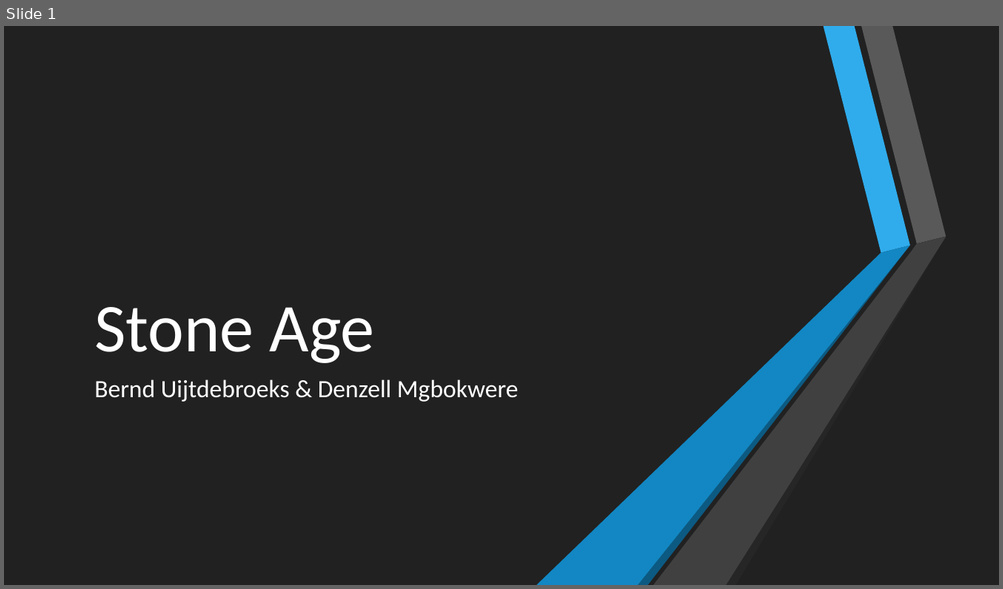
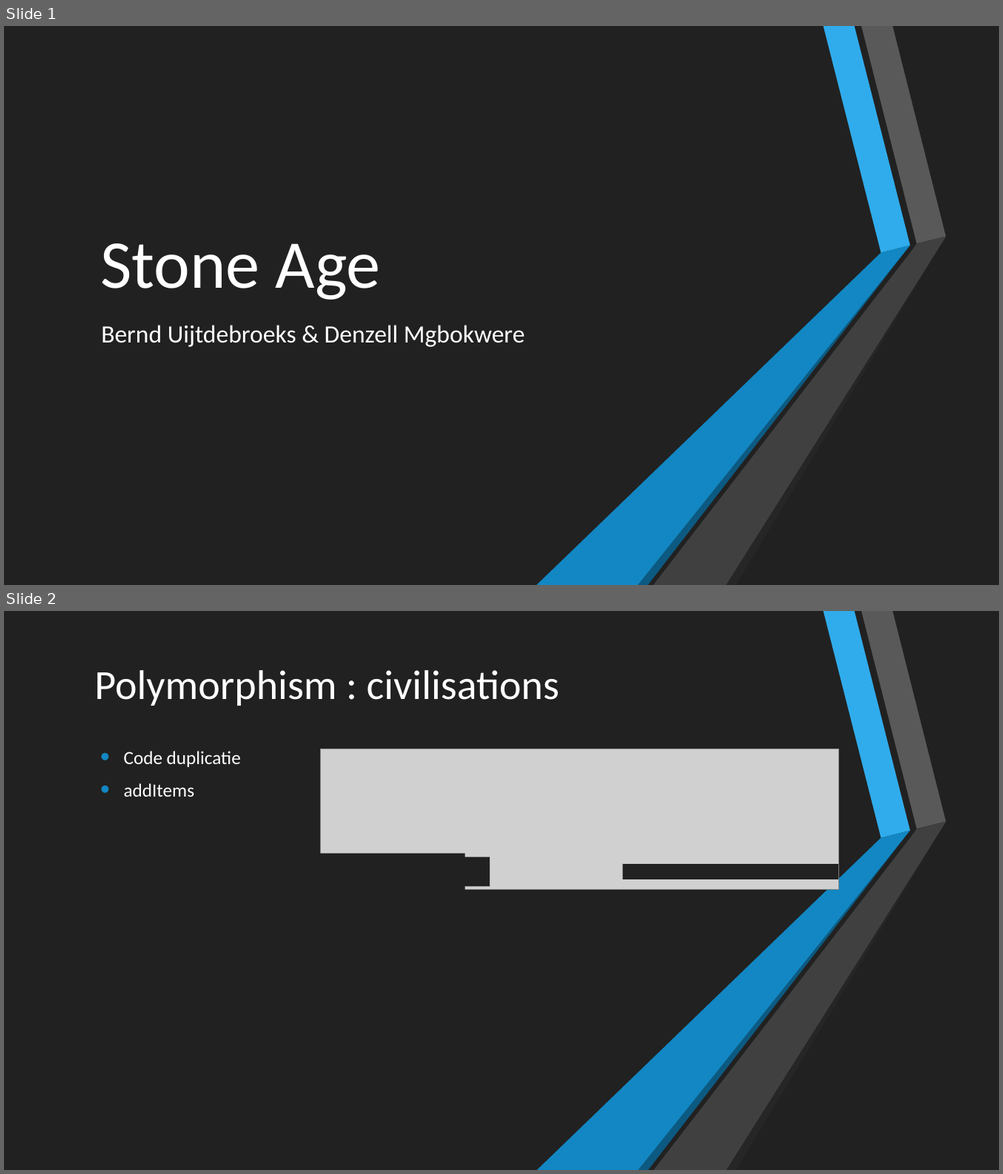
Before and after one commit to Scuffed-Boardgames/Qt-StoneAge, a slide deck: Stone Age.pptx. Shown one above the other, each under a label of ours: slide 1 before the commit, slides 1 and 2 after it. The pictures are 1003x589 and 1003x1174 pixels, drawn with LibreOffice and Linux fonts; fonts in the diff are those of the drawing; grey boxes stand for pictures. Boxes give left, top, right and bottom in pixels: in the first picture for what was removed or moved away, otherwise in the second. Text is boxed around its words. In the diff, an @@ line names an element or a change of style, - is before the commit and + after.

```diff
--- a/Stone Age.pptx
+++ b/Stone Age.pptx
@@ slide 2 added at box(4, 611, 999, 1170), background #212121 @@
@@ rectangle added at box(4, 611, 999, 1170), fill #212121 @@
@@ title added at box(94, 670, 559, 706), 40 pt, text #FFFFFF @@
+Polymorphism : civilisations
@@ text added at box(124, 751, 241, 797), 18 pt, text #FFFFFF @@
+• Code duplicatie
+• addItems
@@ picture added at box(320, 749, 838, 889) @@
@@ group added at box(537, 611, 946, 1170): 6 freeform shapes @@
@@ rectangle added at box(295, 854, 465, 925), fill #212121 @@
@@ rectangle added at box(391, 857, 489, 886), fill #212121 @@
@@ rectangle added at box(623, 864, 838, 880), fill #212121 @@
@@ group added at box(16, 611, 215, 1170): 6 freeform shapes @@
@@ slide 1 changed as well @@
@@ title "Stone Age": place and size @@
-title "Stone Age" at box(94, 307, 375, 363)
+title "Stone Age" at box(100, 244, 381, 300)
@@ subtitle "Bernd Uijtdebroeks & Denzell Mgbokwere": place and size @@
-subtitle "Bernd Uijtdebroeks & Denzell Mgbokwere" at box(94, 380, 518, 402)
+subtitle "Bernd Uijtdebroeks & Denzell Mgbokwere" at box(101, 325, 524, 347)
```
Also in this commit, not shown: 3 other slides added, 4 slides removed, 3 other files.
